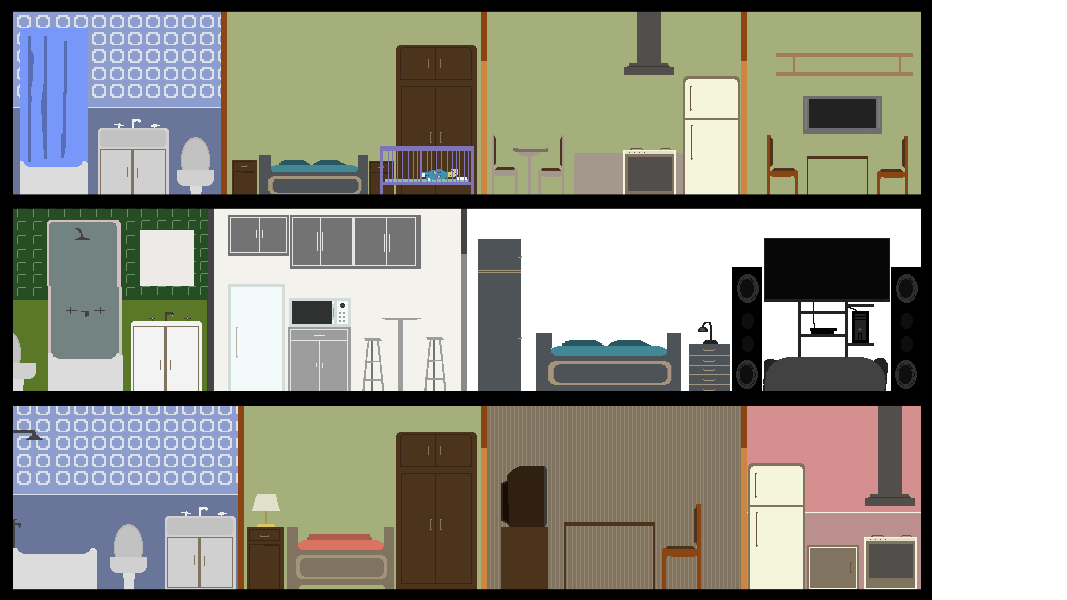
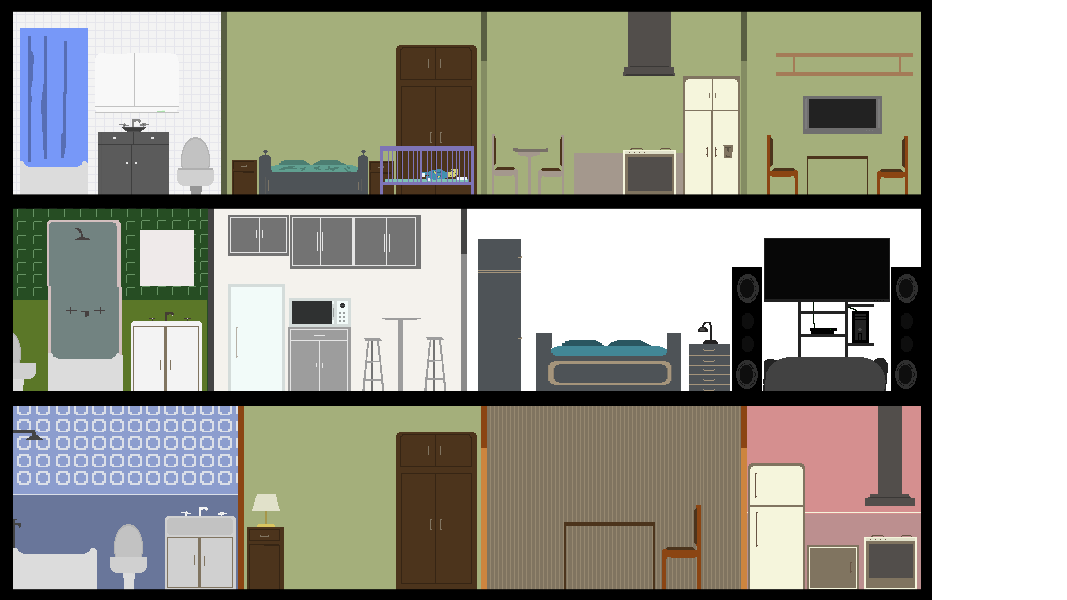
Two versions of the same layered image (1067x600). Layer-by-layer changes:
painted on "Capa 1" over [13, 11, 747, 195]
painted on "Capa 2" over [287, 466, 701, 590]
